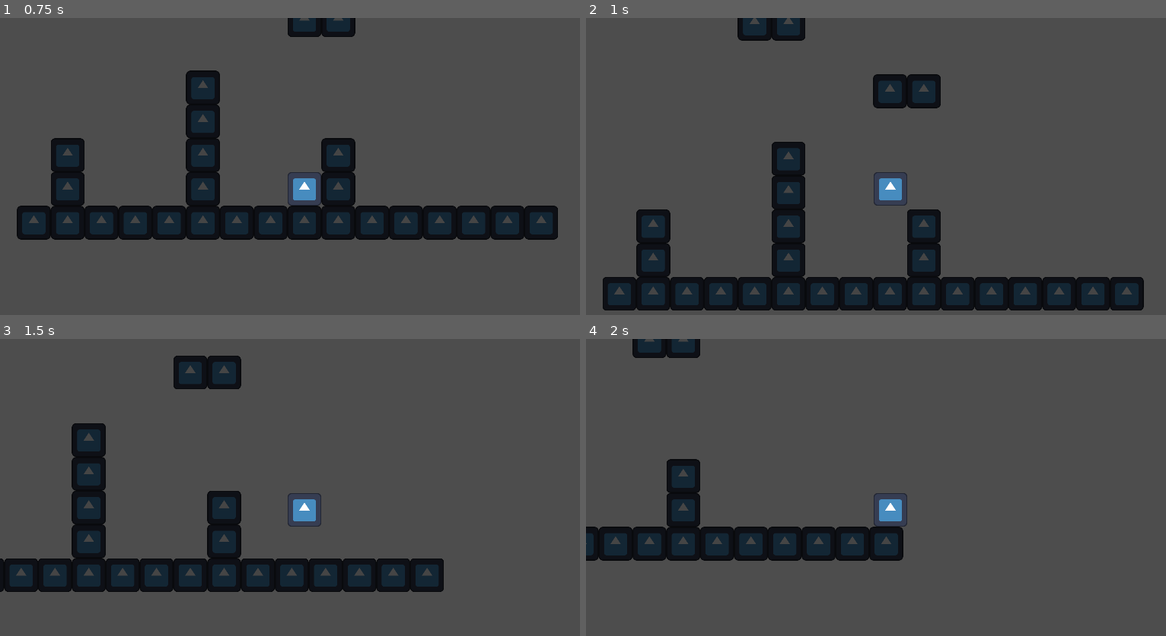
Above: before the commit, frames 1-4 (two rows, left to right).
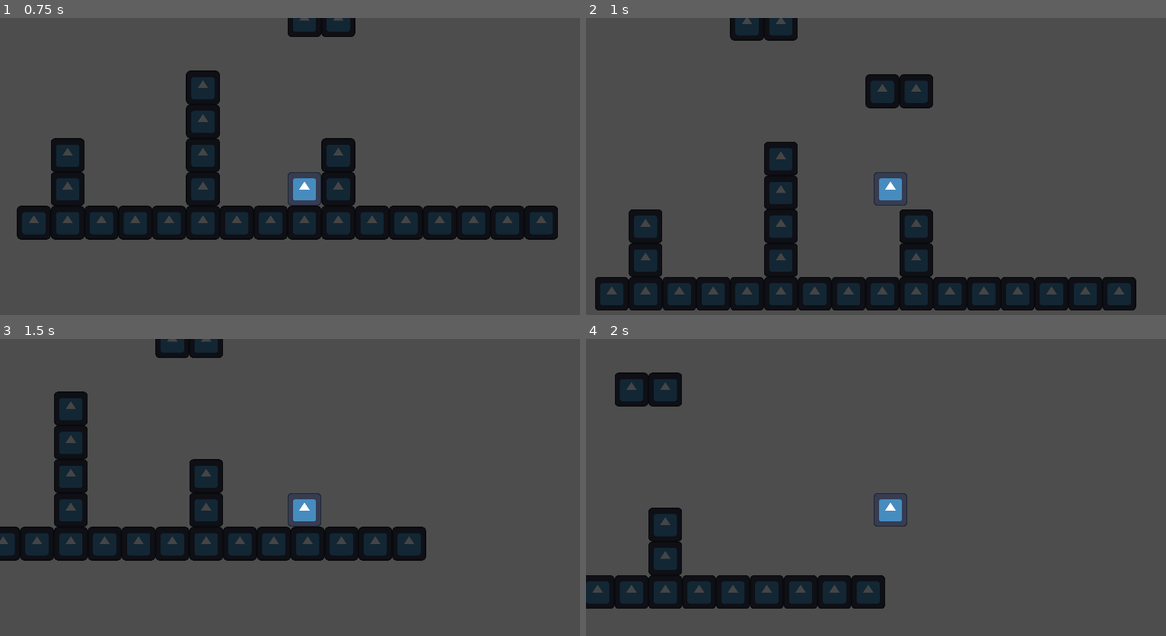
Above: after the commit, the same moments.

Repository: cookie1170/char-controller-2.0
Game: Godot game, scene res://levels/level.tscn
Two runs of this game, one before a commit and one after it. Both use one fixed random seed, a clock stepped at 60 frames per second and the inputs below. Before the commit the project starts from res://level.tscn. The engine's default icon, where the game draws it, is replaced by a stand-in: a white triangle on a blue panel in a dark square.
Inputs:
- Up to frame 1 (0.75 s): tap Enter at 0.5 s; hold D (right) from 0.53 s (still down)
- Up to frame 2 (1 s): keep holding D (right); tap Space (jump) at 0.77 s
- Up to frame 3 (1.5 s): keep holding D (right)
- Up to frame 4 (2 s): keep holding D (right); tap Space (jump) at 1.52 s

Frame 1 is identical in both runs. In frame 2, 9.3% of the frame differs, in the area x 1-97%, y 0-99%; in frame 3, 21%, in the area x 0-77%, y 0-86%; in frame 4, 15%.

Commit message:
made it feel a little better i guess

Diff:
--- a/level.tscn
+++ b/levels/level.tscn
@@ -1,10 +1,10 @@
 [gd_scene load_steps=5 format=4 uid="uid://0y71pn6xlwny"]
 
-[ext_resource type="Texture2D" uid="uid://38bbgfs645hi" path="res://icon.svg" id="1_72sws"]
-[ext_resource type="PackedScene" uid="uid://cdaudi416meeb" path="res://player.tscn" id="2_erx3y"]
+[ext_resource type="PackedScene" uid="uid://cdaudi416meeb" path="res://player/player.tscn" id="1_sx5hw"]
+[ext_resource type="Texture2D" uid="uid://38bbgfs645hi" path="res://icon.svg" id="2_rsd62"]
 
 [sub_resource type="TileSetAtlasSource" id="TileSetAtlasSource_epuus"]
-texture = ExtResource("1_72sws")
+texture = ExtResource("2_rsd62")
 texture_region_size = Vector2i(128, 128)
 0:0/0 = 0
 0:0/0/physics_layer_0/polygon_0/points = PackedVector2Array(-64, -64, 64, -64, 64, 64, -64, 64)
@@ -16,7 +16,7 @@
 
 [node name="level" type="Node2D"]
 
-[node name="Player" parent="." instance=ExtResource("2_erx3y")]
+[node name="Player" parent="." instance=ExtResource("1_sx5hw")]
 position = Vector2(0, -64)
 
 [node name="Camera2D" type="Camera2D" parent="Player"]
--- a/player.gd
+++ b/player/player.gd
@@ -21,6 +21,7 @@
 
 ## nodes
 @onready var coyote_timer : Timer = %CoyoteTimer
+@onready var collision_feet : CollisionShape2D = %CollisionBoxFeet
 
 ## other variables
 var can_jump : bool
@@ -44,6 +45,12 @@
 	# start the coyote timer if you're not on floor and you can jump
 	if not is_on_floor() and can_jump and coyote_timer.is_stopped():
 		coyote_timer.start()
+
+	# makes it so the feet collision box is only active while you're on the ground or falling
+	if not is_on_floor() and velocity.y <= 0:
+		collision_feet.disabled = true
+	if is_on_floor() or velocity.y > 0:
+		collision_feet.disabled = false
 
 	# makes it so you can't go above terminal velocity
 	if velocity.y > terminal_velocity:
--- a/player.tscn
+++ b/player/player.tscn
@@ -1,6 +1,6 @@
 [gd_scene load_steps=5 format=3 uid="uid://cdaudi416meeb"]
 
-[ext_resource type="Script" path="res://player.gd" id="1_1cjjo"]
+[ext_resource type="Script" path="res://player/player.gd" id="1_1cjjo"]
 [ext_resource type="Texture2D" uid="uid://38bbgfs645hi" path="res://icon.svg" id="2_fdlkt"]
 
 [sub_resource type="CircleShape2D" id="CircleShape2D_h6bod"]
@@ -27,6 +27,7 @@
 shape = SubResource("CircleShape2D_h6bod")
 
 [node name="CollisionBoxFeet" type="CollisionShape2D" parent="."]
+unique_name_in_owner = true
 position = Vector2(0, 63)
 shape = SubResource("RectangleShape2D_0eumx")
 
--- a/project.godot
+++ b/project.godot
@@ -11,7 +11,7 @@
 [application]
 
 config/name="char-controller-2.0"
-run/main_scene="res://level.tscn"
+run/main_scene="res://levels/level.tscn"
 config/features=PackedStringArray("4.3", "GL Compatibility")
 config/icon="res://icon.svg"
 
